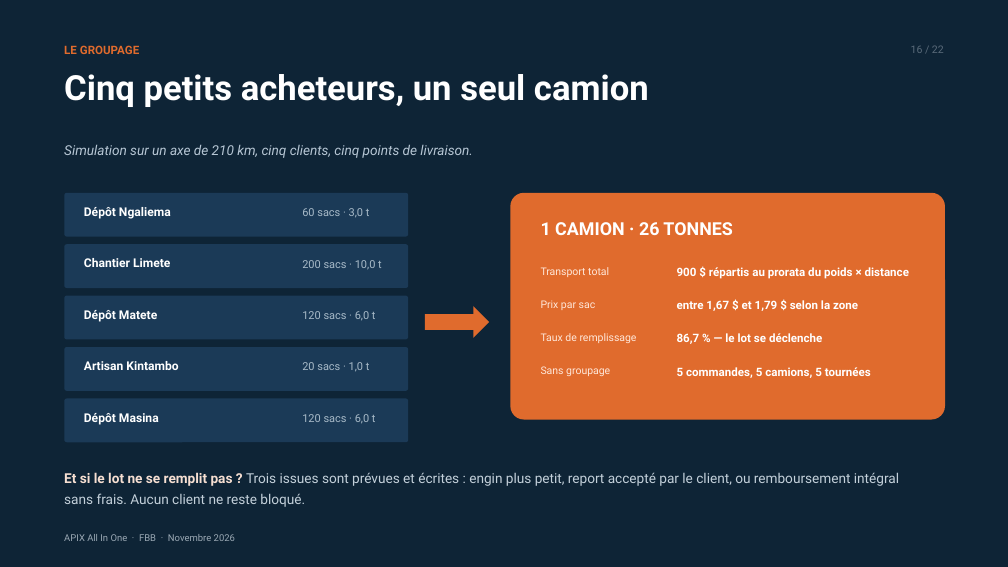
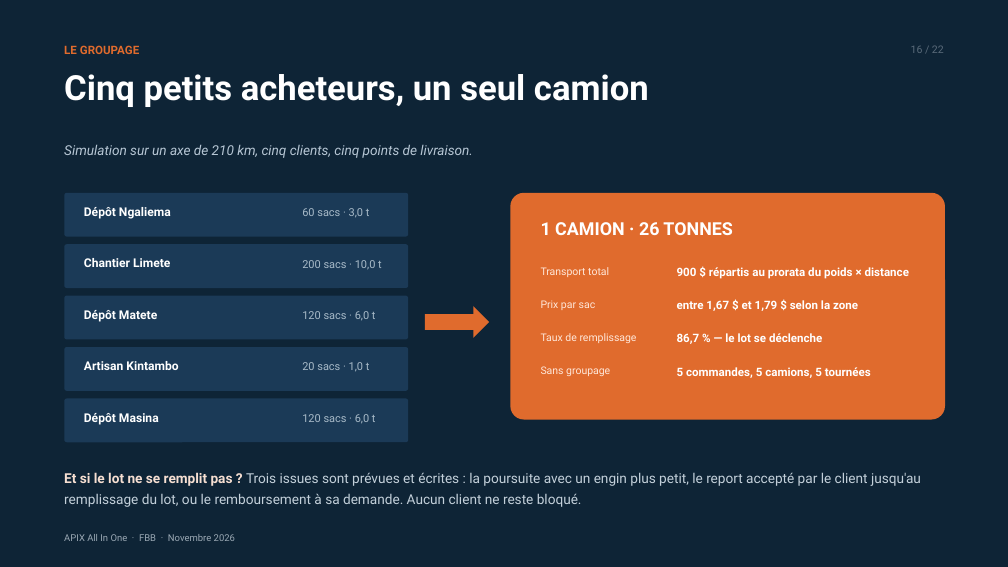
Before and after one commit to dilevembamu12/fbb-ppc-apix, a slide deck: slide 16 of dist/pptx/APIX-All-In-One-Presentation-PPC.pptx. Drawn at 1008x567 pixels with LibreOffice and Linux fonts; fonts in the diff are those of the drawing. Boxes give left, top, right and bottom in pixels: in the first picture for what was removed or moved away, otherwise in the second. Text is boxed around its words. In the diff, an @@ line names an element or a change of style, - is before the commit and + after.

Commit message:
Ajoute la version reunion 12 diapositives et corrige le discours tarifaire et le groupage
Corrections demandees :
- prix du transport : un forfait sans calculateur integrant trajet et poids (et non une negociation au bord du camion)
- le client connait deja le total, c'est le prix au sac qui reste approximatif
- groupage : arbitrage a l'expiration = engin plus petit, report jusqu'au remplissage, remboursement sur demande

Ajouts :
- outils/build_pptx_reunion.py : 12 diapositives (regle 10/20/30) + 5 annexes
- maquettes d'interface natives (client, chauffeur, back-office, calculateur de transport), sans aucune capture tierce
- README : deux versions documentees, licences et limites

```diff
--- a/dist/pptx/APIX-All-In-One-Presentation-PPC.pptx
+++ b/dist/pptx/APIX-All-In-One-Presentation-PPC.pptx
@@ text at box(64, 472, 921, 507): text changed @@
-Et si le lot ne se remplit pas ? Trois issues sont prévues et écrites : engin plus petit, report accepté par le client, ou remboursement intégral sans frais. Aucun client ne reste bloqué.
+Et si le lot ne se remplit pas ? Trois issues sont prévues et écrites : la poursuite avec un engin plus petit, le report accepté par le client jusqu'au remplissage du lot, ou le remboursement à sa demande. Aucun client ne reste bloqué.
```
Also in this commit, not shown: 1 other slide changed, 19 other files.
